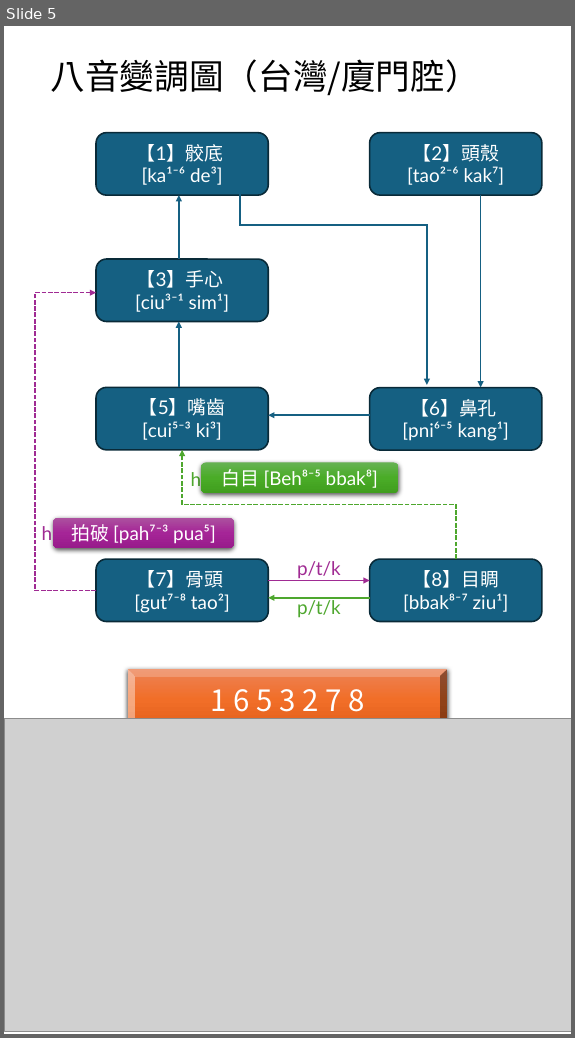
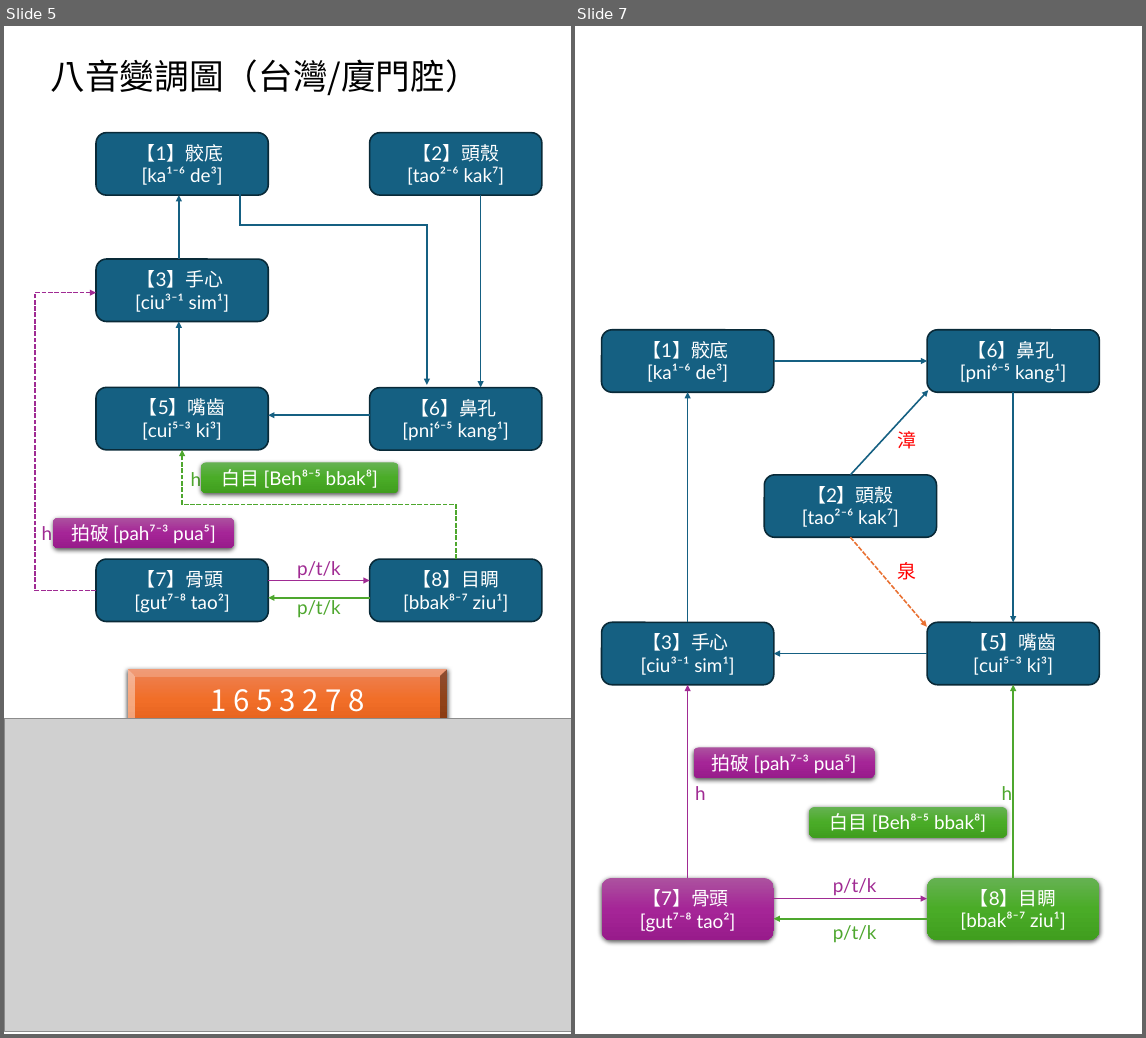
Before and after one commit to AlanJui/Piau-Im, a slide deck: Documents/閩拼方案/閩拼聲調與變調.pptx. Shown side by side, each under a label of ours: slide 5 before the commit, slides 5 and 7 after it; the slides between them are not shown. The pictures are 575x1038 and 1146x1038 pixels, drawn with LibreOffice and Linux fonts; fonts in the diff are those of the drawing; grey boxes stand for pictures. Boxes give left, top, right and bottom in pixels: in the first picture for what was removed or moved away, otherwise in the second. Text is boxed around its words. In the diff, an @@ line names an element or a change of style, - is before the commit and + after.

```diff
--- a/Documents/閩拼方案/閩拼聲調與變調.pptx
+++ b/Documents/閩拼方案/閩拼聲調與變調.pptx
@@ slide 7 added at box(575, 26, 1142, 1034), background #FFFFFF @@
@@ rounded rectangle added at box(601, 330, 774, 393), fill #156082, outline #092A39 1.5 pt, 18 pt, text #FFFFFF @@
+【1】骹底
+[ka¹⁻⁶ de³]
@@ rounded rectangle added at box(927, 330, 1100, 393), fill #156082, outline #092A39 1.5 pt, 18 pt, text #FFFFFF @@
+【6】鼻孔
+[pni⁶⁻⁵ kang¹]
@@ arrow added from (774, 361) to (927, 361), #156082 1.5 pt @@
@@ arrow added from (688, 622) to (688, 392), #156082 1.5 pt @@
@@ arrow added from (850, 475) to (928, 390), #156082 1.5 pt @@
@@ arrow added from (1013, 392) to (1013, 622), #156082 1.5 pt @@
@@ text added at box(898, 431, 917, 449), 18 pt, text #FF0000 @@
+漳
@@ rounded rectangle added at box(764, 475, 936, 538), fill #156082, outline #092A39 1.5 pt, 18 pt, text #FFFFFF @@
+【2】頭殼
+[tao²⁻⁶ kak⁷]
@@ arrow added from (850, 537) to (927, 627), #E97132 1.5 pt dashed @@
@@ text added at box(898, 562, 917, 580), 18 pt, text #FF0000 @@
+泉
@@ rounded rectangle added at box(601, 622, 774, 685), fill #156082, outline #092A39 1.5 pt, 18 pt, text #FFFFFF @@
+【3】手心
+[ciu³⁻¹ sim¹]
@@ rounded rectangle added at box(927, 622, 1100, 685), fill #156082, outline #092A39 1.5 pt, 18 pt, text #FFFFFF @@
+【5】嘴齒
+[cui⁵⁻³ ki³]
@@ arrow added from (927, 653) to (774, 653), #156082 1.5 pt @@
@@ arrow added from (688, 878) to (688, 684), #A02B93 1.5 pt @@
@@ arrow added from (1013, 877) to (1013, 684), #4EA72E 1.5 pt @@
@@ rounded rectangle added at box(694, 747, 874, 777), fill gradient #AC53A0 to #A62598 to #991C8B, 18 pt, text #FFFFFF @@
+拍破 [pah⁷⁻³ pua⁵]
@@ text added at box(695, 786, 706, 800), 18 pt, text #A02B93 @@
+h
@@ text added at box(1002, 784, 1013, 805), 18 pt, text #4EA72E @@
+h
@@ rounded rectangle added at box(809, 807, 1007, 837), fill gradient #66B354 to #4BAD28 to #409F1E, 18 pt, text #FFFFFF @@
+白目 [Beh⁸⁻⁵ bbak⁸]
@@ rounded rectangle added at box(601, 878, 774, 941), fill gradient #AC53A0 to #A62598 to #991C8B, 18 pt, text #FFFFFF @@
+【7】骨頭
+[gut⁷⁻⁸ tao²]
@@ text added at box(833, 878, 877, 896), 18 pt, text #A02B93 @@
+p/t/k
@@ rounded rectangle added at box(927, 877, 1100, 940), fill gradient #66B354 to #4BAD28 to #409F1E, 18 pt, text #FFFFFF @@
+【8】目睭
+[bbak⁸⁻⁷ ziu¹]
@@ arrow added from (772, 898) to (927, 898), #A02B93 1.5 pt @@
@@ arrow added from (930, 919) to (774, 919), #4EA72E 1.5 pt @@
@@ text added at box(833, 925, 877, 943), 18 pt, text #4EA72E @@
+p/t/k
```
Also in this commit, not shown: 1 slide changed, 3 other slides added, 19 other files.
